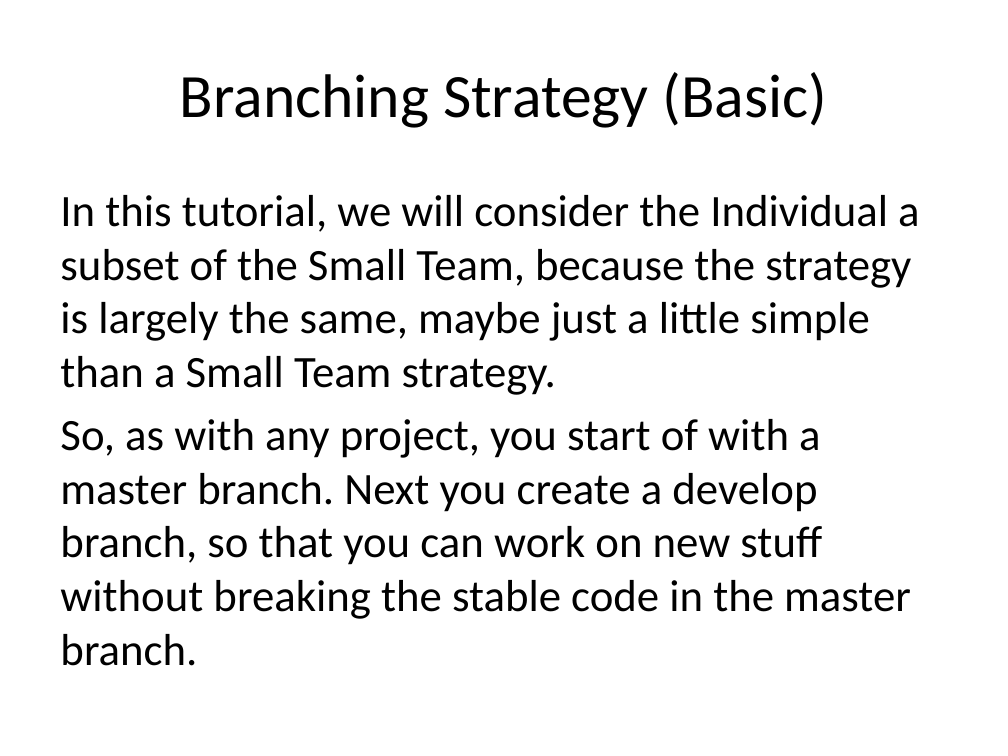
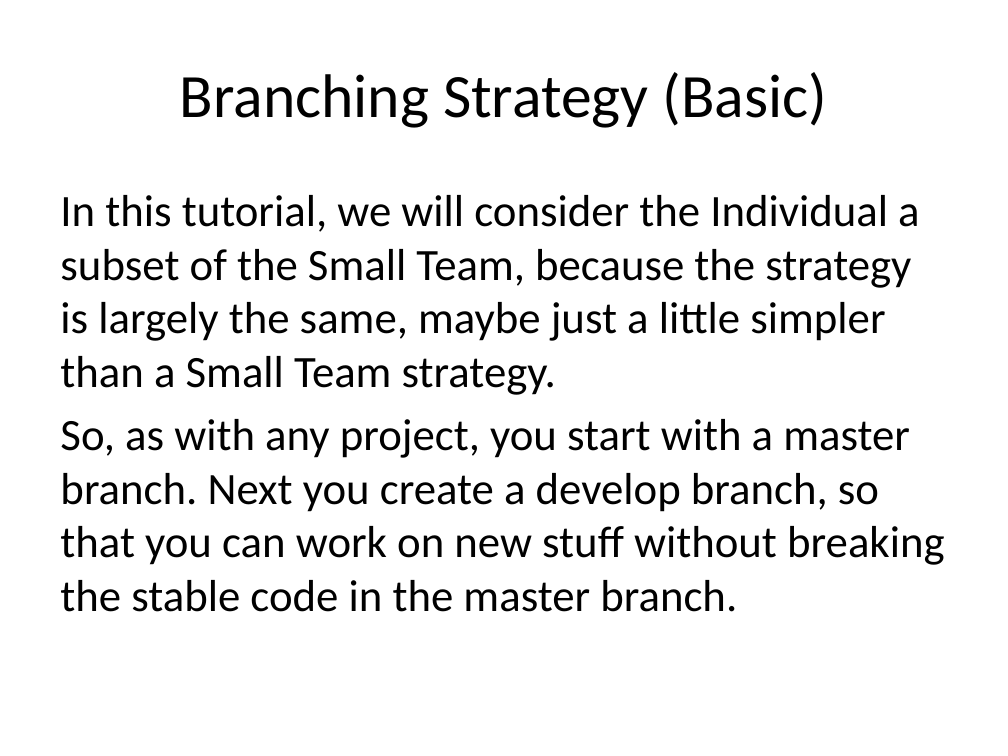
Before and after one commit to JaceTan/programming-notes, a slide deck: slide 3 of Branching Strategy (Basic).pptx. Drawn at 1008x756 pixels with LibreOffice and Linux fonts; fonts in the diff are those of the drawing. Boxes give left, top, right and bottom in pixels: in the first picture for what was removed or moved away, otherwise in the second. Text is boxed around its words. In the diff, an @@ line names an element or a change of style, - is before the commit and + after.

Commit message:
tweaked Branching Strategy (Basic)

```diff
--- a/Branching Strategy (Basic).pptx
+++ b/Branching Strategy (Basic).pptx
@@ text at [60,195,945,612]: text changed @@
-In this tutorial, we will consider the Individual a subset of the Small Team, because the strategy is largely the same, maybe just a little simple than a Small Team strategy.
-So, as with any project, you start of with a master branch. Next you create a develop branch, so that you can work on new stuff without breaking the stable code in the master branch.
+In this tutorial, we will consider the Individual a subset of the Small Team, because the strategy is largely the same, maybe just a little simpler than a Small Team strategy.
+So, as with any project, you start with a master branch. Next you create a develop branch, so that you can work on new stuff without breaking the stable code in the master branch.
```
Also in this commit, not shown: 1 other slide changed.
